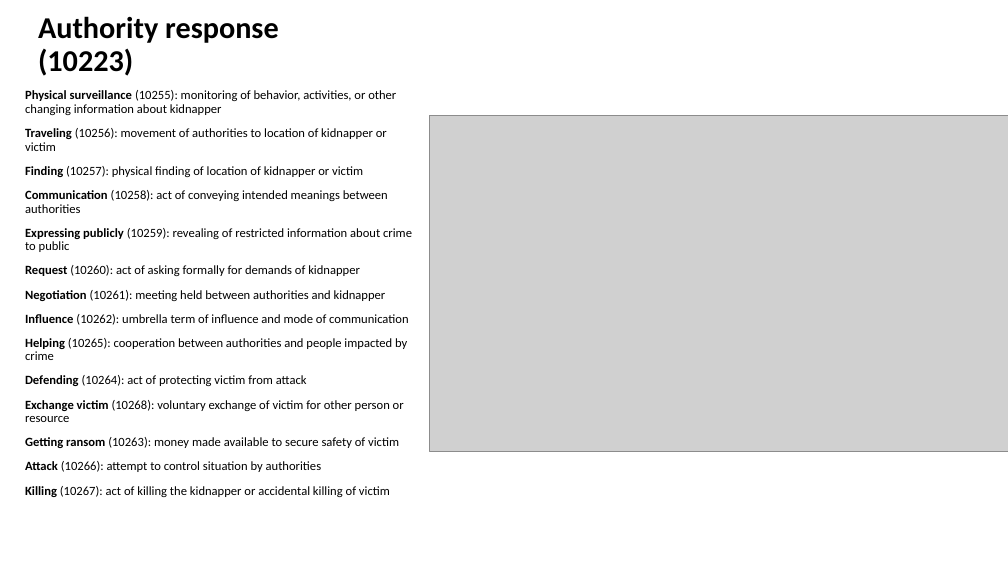
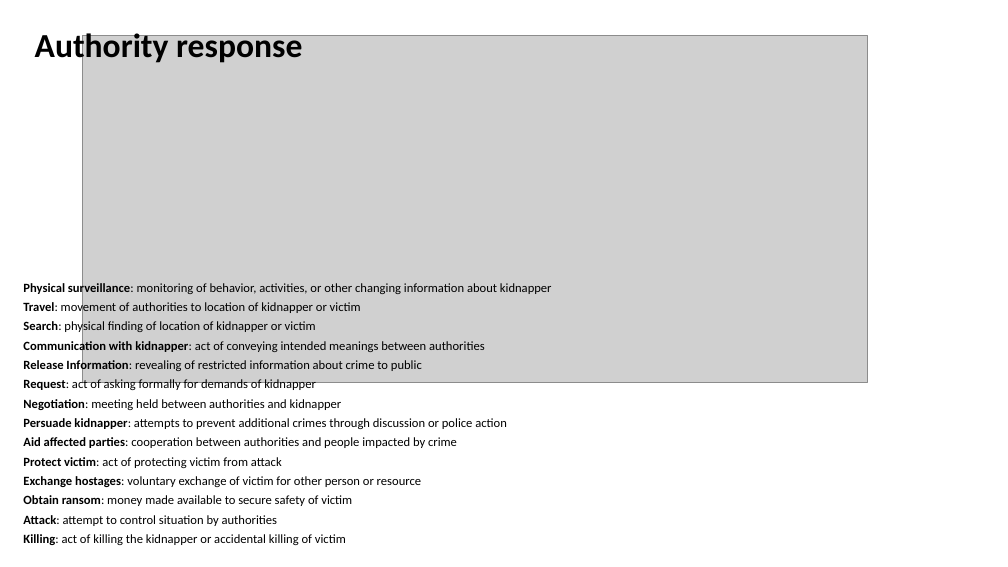
Before and after one commit to RESIN-KAIROS/schemalib, a slide deck: slide 7 of hrf/kidnapping.pptx. Drawn at 1008x567 pixels with LibreOffice and Linux fonts; fonts in the diff are those of the drawing; grey boxes stand for pictures. Boxes give left, top, right and bottom in pixels: in the first picture for what was removed or moved away, otherwise in the second. Text is boxed around its words. In the diff, an @@ line names an element or a change of style, - is before the commit and + after.

```diff
--- a/hrf/kidnapping.pptx
+++ b/hrf/kidnapping.pptx
@@ title at box(35, 30, 302, 66): text changed; size 28.8 to 32 pt @@
-Authority response (10223)
+Authority response
@@ picture added at box(82, 36, 868, 383) @@
@@ picture removed at box(430, 116, 1008, 451) @@
@@ text at box(23, 281, 552, 545): text changed @@
-Physical surveillance (10255): monitoring of behavior, activities, or other changing information about kidnapper
-Traveling (10256): movement of authorities to location of kidnapper or victim
-Finding (10257): physical finding of location of kidnapper or victim
-Communication (10258): act of conveying intended meanings between authorities
-Expressing publicly (10259): revealing of restricted information about crime to public
-Request (10260): act of asking formally for demands of kidnapper
-Negotiation (10261): meeting held between authorities and kidnapper
-Influence (10262): umbrella term of influence and mode of communication
-Helping (10265): cooperation between authorities and people impacted by crime
-Defending (10264): act of protecting victim from attack
-Exchange victim (10268): voluntary exchange of victim for other person or resource
-Getting ransom (10263): money made available to secure safety of victim
-Attack (10266): attempt to control situation by authorities
-Killing (10267): act of killing the kidnapper or accidental killing of victim
+Physical surveillance: monitoring of behavior, activities, or other changing information about kidnapper
+Travel: movement of authorities to location of kidnapper or victim
+Search: physical finding of location of kidnapper or victim
+Communication with kidnapper: act of conveying intended meanings between authorities
+Release Information: revealing of restricted information about crime to public
+Request: act of asking formally for demands of kidnapper
+Negotiation: meeting held between authorities and kidnapper
+Persuade kidnapper: attempts to prevent additional crimes through discussion or police action
+Aid affected parties: cooperation between authorities and people impacted by crime
+Protect victim: act of protecting victim from attack
+Exchange hostages: voluntary exchange of victim for other person or resource
+Obtain ransom: money made available to secure safety of victim
+Attack: attempt to control situation by authorities
+Killing: act of killing the kidnapper or accidental killing of victim
```
Also in this commit, not shown: 7 other slides changed, 1 slide added, 1 slide removed, 2 other files.
